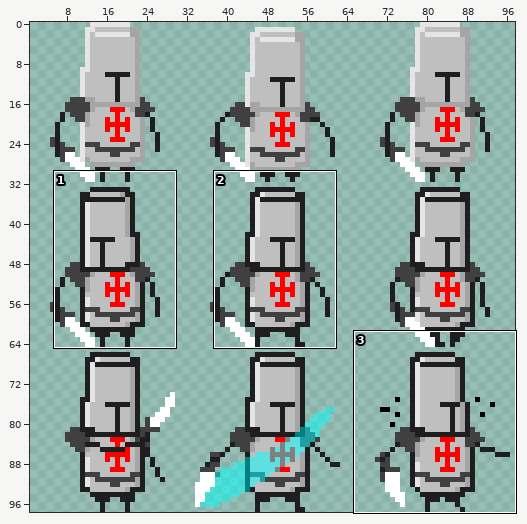
Sprite sheet: assets/Knight.png. Above, an overview of the earlier version with the close-up marked.
Close-up. Old version:
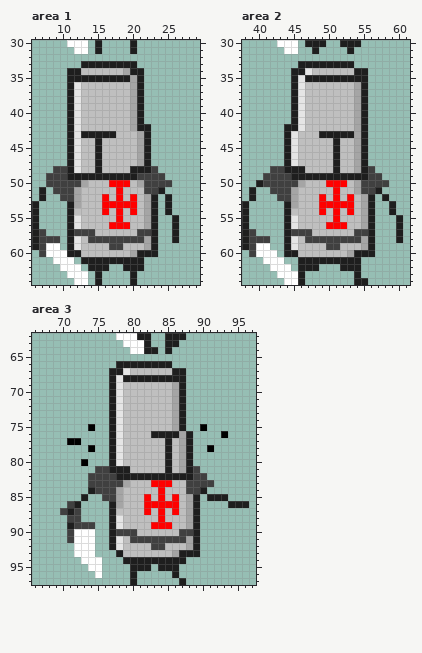
The file is 98x98 pixels. Shown: area 1: x 6..29, y 30..64; area 2: x 38..61, y 30..64; area 3: x 66..97, y 62..97. The wide view leaves out empty margins. The commit also changed other parts of the picture, which this record leaves out.
And afterwards:
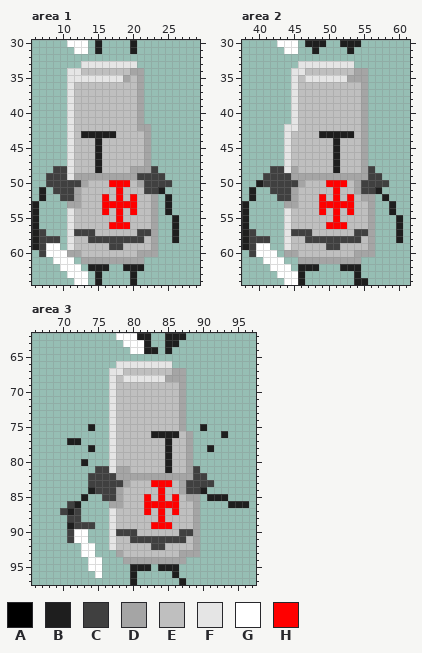
Palette (. is transparent): A #000000  B #1e1e1e  C #404040  D #a5a5a5  E #bfbfbf  F #e5e5e5  G #ffffff  H #ff0000
Diff:
Area 1:
y 33: x 13..20 BBBBBBBB -> FFFFFFFF
y 34: x 11..12 BB -> FF; x 19..21 DBB -> EDD
y 35: x 11..21 BBBBBBBBBDB -> FFFFFFFFDED
y 36..41: x 11..12 BF -> FE; x 20..21 DB -> ED
y 42: x 11..12 BF -> FE; x 20..22 DBB -> EDD
y 43..47: x 11..12 BF -> FE; x 21..22 DB -> ED
y 48: x 11..12 BF -> FE; x 20..22 BBB -> DDD
y 49: x 11..20 BBBBBBBBBB -> FDDDDDDDDD
y 52: x 22..23 DB -> ED
y 53: x 11 B -> D; x 22..23 DB -> ED
y 54: x 11 B -> F; x 22..23 DB -> ED
y 55..56: x 11..12 BF -> FE; x 22..23 DB -> ED
y 57: x 11 B -> F; x 23 B -> D
y 58..59: x 11..12 BF -> FE; x 22..23 DB -> ED
y 60: x 11..12 BB -> DD; x 20..23 DBBB -> EDDD
y 61: x 13..21 BBBBBBBBB -> DDDDDDDDD
Area 2:
y 33: x 46..53 BBBBBBBB -> FFFFFFFF
y 34: x 45..47 BBF -> FFE; x 54..55 BB -> DD
y 35: x 45..55 BFBBBBBBBBB -> FEFFFFFFDDD
y 36..41: x 45..46 BF -> FE; x 54..55 DB -> ED
y 42: x 44..46 BBF -> FFE; x 54..55 DB -> ED
y 43..47: x 44..45 BF -> FE; x 54..55 DB -> ED
y 48: x 44..46 BBB -> FDE; x 54..55 DB -> ED
y 49: x 45..55 BBBBBBBBBBB -> DDDDDDDDDDD
y 52: x 56 B -> D
y 53: x 44 B -> D; x 55..56 DB -> ED
y 54: x 44 B -> F; x 55..56 DB -> ED
y 55..56: x 44..45 BF -> FE; x 55..56 DB -> ED
y 57: x 44 B -> F; x 56 B -> D
y 58..59: x 44..45 BF -> FE; x 55..56 DB -> ED
y 60: x 44..45 BB -> DD; x 53..56 DBBB -> EDDD
y 61: x 46..54 BBBBBBBBB -> DDDDDDDDD
Area 3:
y 66: x 78..85 BBBBBBBB -> FFFFFFFF
y 67: x 77..79 BBF -> FFE; x 86..87 BB -> DD
y 68: x 77..87 BFBBBBBBBBB -> FEFFFFFFDDD
y 69..74: x 77..78 BF -> FE; x 86..87 DB -> ED
y 75: x 74 A -> B; x 77..78 BF -> FE; x 86..87 DB -> ED; x 90 A -> B
y 76: x 77..78 BF -> FE; x 87..88 DB -> ED; x 93 A -> B
y 77: x 71..72 AA -> BB; x 77..78 BF -> FE; x 87..88 DB -> ED
y 78: x 74 A -> B; x 77..78 BF -> FE; x 87..88 DB -> ED; x 91 A -> B
y 79: x 77..78 BF -> FE; x 87..88 DB -> ED
y 80: x 73 A -> B; x 77..78 BF -> FE; x 87..88 DB -> ED
y 81: x 77..79 BBB -> FDD; x 87..88 DB -> ED
y 82: x 78..88 BBBBBBBBBBB -> DDDDDDDDDDD
y 83..84: x 87 E -> D
y 85: x 89 B -> D
y 86: x 77 B -> D; x 88..89 DB -> ED
y 87: x 77 B -> F; x 88..89 DB -> ED
y 88..89: x 77..78 BF -> FE; x 88..89 DB -> ED
y 90: x 74 G -> .; x 77 B -> F; x 89 B -> D
y 91: x 74 G -> .; x 77..78 BF -> FE; x 88..89 DB -> ED
y 92: x 72 G -> .; x 77..78 BF -> FE; x 88..89 DB -> ED
y 93: x 72 G -> .; x 78 B -> D; x 86..89 DBBB -> EDDD
y 94: x 73 G -> .; x 79..87 BBBBBBBBB -> DDDDDDDDD
Pixel boxes of the changes (left, top, right, bottom) in both close-ups:
changed: (67, 61, 158, 264)
changed: (284, 61, 375, 264)
changed: (67, 361, 228, 564)
